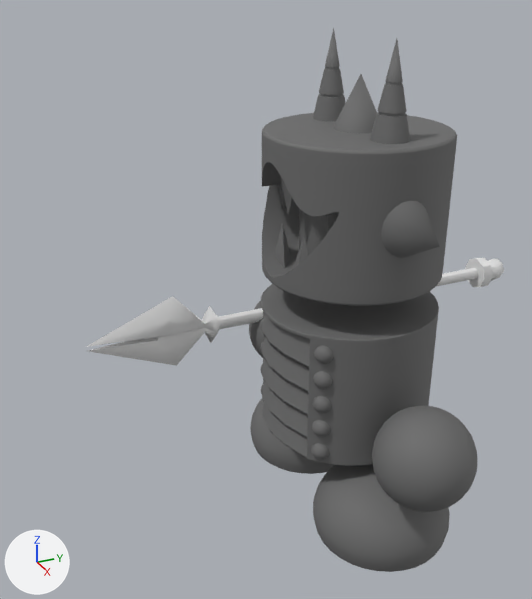
One commit to the FBX model asset/model/spear.fbx: the scene before it, then after it.
Camera for both pictures: a camera (50 mm lens) standing at (1.196, -0.727, 1.092) and looking at (-0.065, -0.16, 0.462). The lights are fixed; the arrows at lower left show +X, +Y and +Z. The older version comes first. Where no turn or scale is listed for an object, it has been applied to the vertices.

In view in the first picture: 'Spear', 'char_spear'.
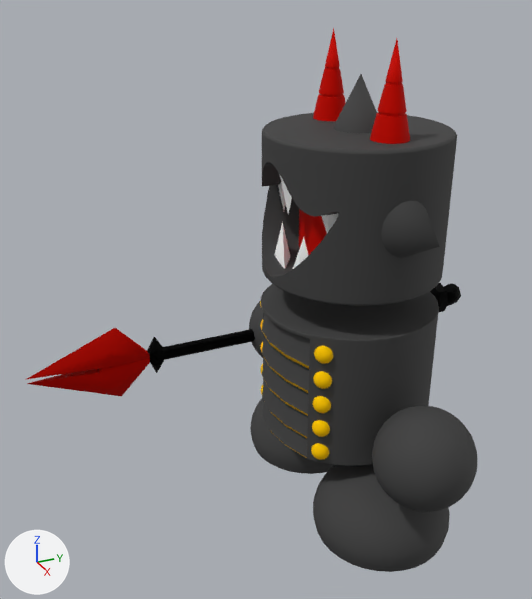
Where the change shows, as pixel boxes [x1, y1, x2, y2] in the pictures (532 x 599 px):
'Spear', reshaped, recoloured
    before: [86, 258, 504, 366]
    after: [25, 283, 461, 396]
part 2 of me_mesh, recoloured
    both: [262, 28, 440, 456]

What the commit changed:
Picture 'char_spear_roughness.png' (img_char_spear_roughness_png) is new.
Picture 'char_spear_color.png' (img_char_spear_color_png) is new.
Picture 'wepon_spear_color.png' (img_wepon_spear_color_png) is new.
Picture 'wepon_spear_roughness.png' (img_wepon_spear_roughness_png) is new.
Material 'char_spear_tex' (mat_char_spear_tex) is new.
Uses the picture img_char_spear_color_png.
Uses the picture img_char_spear_roughness_png.
Material 'weapon_spear' (mat_weapon_spear) is new.
Uses the picture img_wepon_spear_color_png.
Uses the picture img_wepon_spear_roughness_png.
me_mesh_001 is used by ob_spear; location (0.0, 0.0, 0.0).
me_mesh_001 had 118 vertices, 144 faces and spanned x -0.337..-0.237, y -0.499..0.665, z 0.222..0.402.
me_mesh_001 no longer uses material mat_openpbr_shader2 (white #e7e7e7).
me_mesh_001 now has 118 vertices, 232 faces and spans x -0.342..-0.243, y -0.635..0.53, z 0.168..0.348.
me_mesh_001 part 1: the whole mesh is rebuilt.
me_mesh_001 gains material mat_weapon_spear.
me_mesh is used by ob_char_spear; location (0.0, 0.0, 0.0).
me_mesh had 10909 vertices, 10792 faces and spanned x -0.388..0.388, y -0.183..0.181, z 0.0..0.981.
me_mesh now has 10909 vertices, 21694 faces and spans x -0.388..0.388, y -0.183..0.181, z 0.0..0.981.
me_mesh part 2: 353 faces spanning x -0.274..0.274, y -0.181..0.063, z 0.175..0.981 switch from mat_blinn1 (dark grey #6b6b6b) to mat_char_spear_tex.
